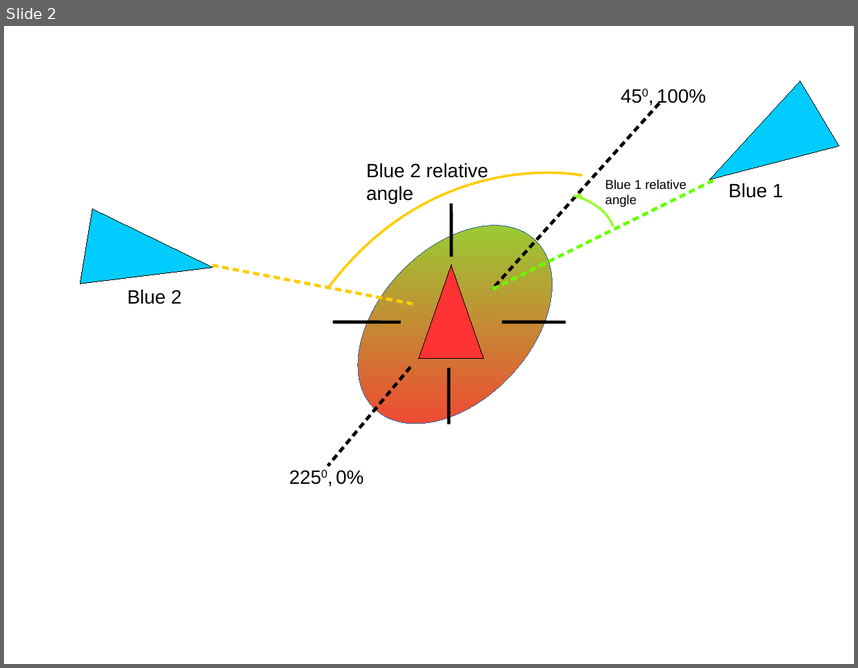
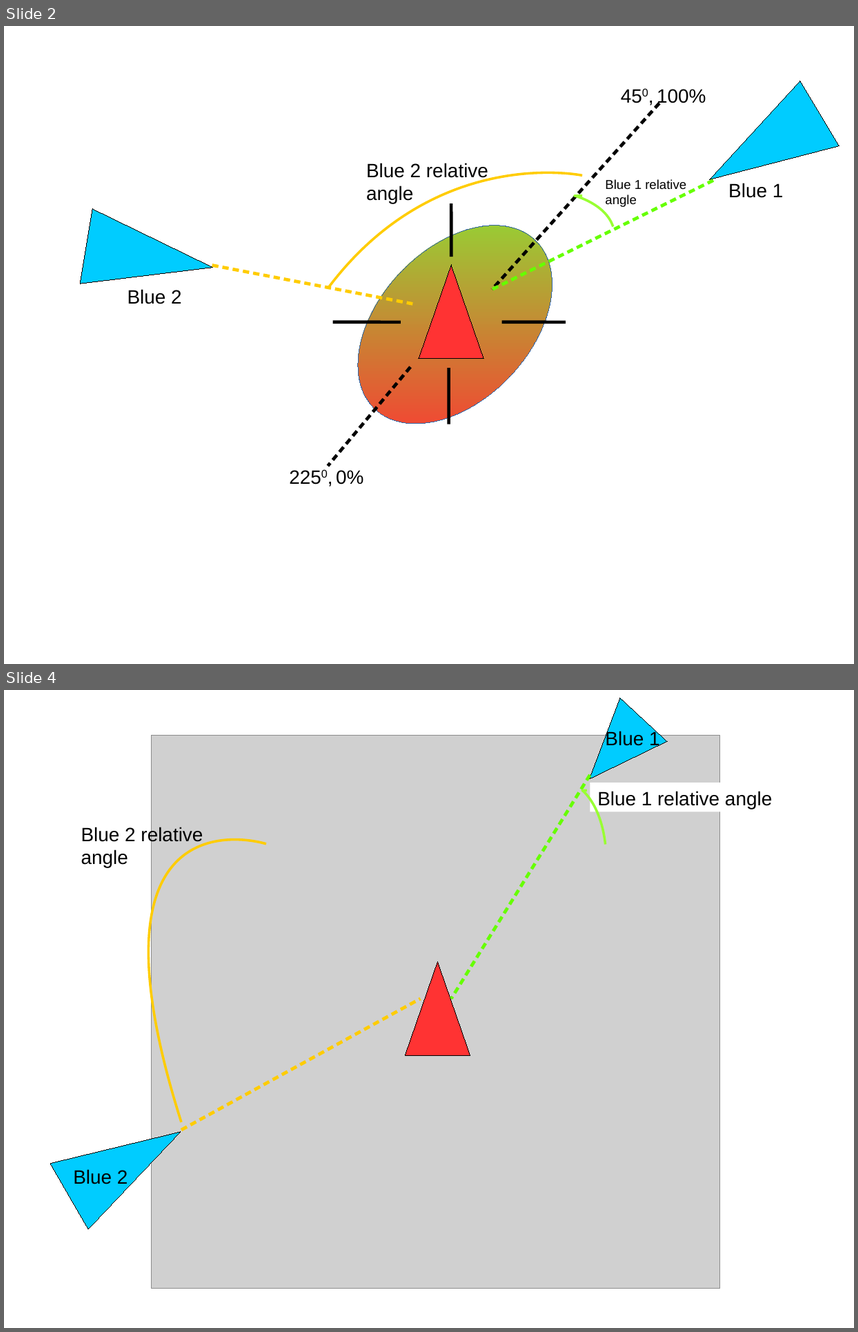
Before and after one commit to tansir1/thesis, a slide deck: dissertation/diagrams/targetAngles.odp. Shown one above the other, each under a label of ours: slide 2 before the commit, slides 2 and 4 after it; the slides between them are not shown. The pictures are 858x668 and 858x1332 pixels, drawn with LibreOffice and Linux fonts; fonts in the diff are those of the drawing; grey boxes stand for pictures. Boxes give left, top, right and bottom in pixels: in the first picture for what was removed or moved away, otherwise in the second. Text is boxed around its words. In the diff, an @@ line names an element or a change of style, - is before the commit and + after.

Commit message:
Added script and correct diagram plots for target Best Angle.

```diff
--- a/dissertation/diagrams/targetAngles.odp
+++ b/dissertation/diagrams/targetAngles.odp
@@ slide 4 added at [4, 690, 854, 1328], background #FFFFFF @@
@@ triangle added at [566, 698, 668, 800], fill #00CCFF, outline #000000 0 pt @@
@@ text added at [605, 730, 660, 749], 18 pt, text #000000 @@
+Blue 1
@@ picture added at [152, 736, 720, 1289] @@
@@ line added from (590, 775) to (451, 998), #66FF00 3 pt @@
@@ freeform shape added at [582, 790, 606, 845], outline #99FF33 2.3 pt @@
@@ rectangle added at [590, 782, 799, 812], fill #FFFFFF, 18 pt, text #000000 @@
+Blue 1 relative angle
@@ text added at [81, 826, 203, 867], 18 pt, text #000000 @@
+Blue 2 relative
+angle
@@ freeform shape added at [148, 840, 266, 1122], outline #FFCC00 2.3 pt @@
@@ triangle added at [405, 962, 470, 1056], fill #FF3333, outline #000000 0 pt @@
@@ line added from (181, 1130) to (421, 998), #FFCC00 3 pt @@
@@ triangle added at [50, 1099, 200, 1229], fill #00CCFF, outline #000000 0 pt @@
@@ text added at [73, 1169, 128, 1184], 18 pt, text #000000 @@
+Blue 2
```
Also in this commit, not shown: 1 other slide added, 3 other files.
